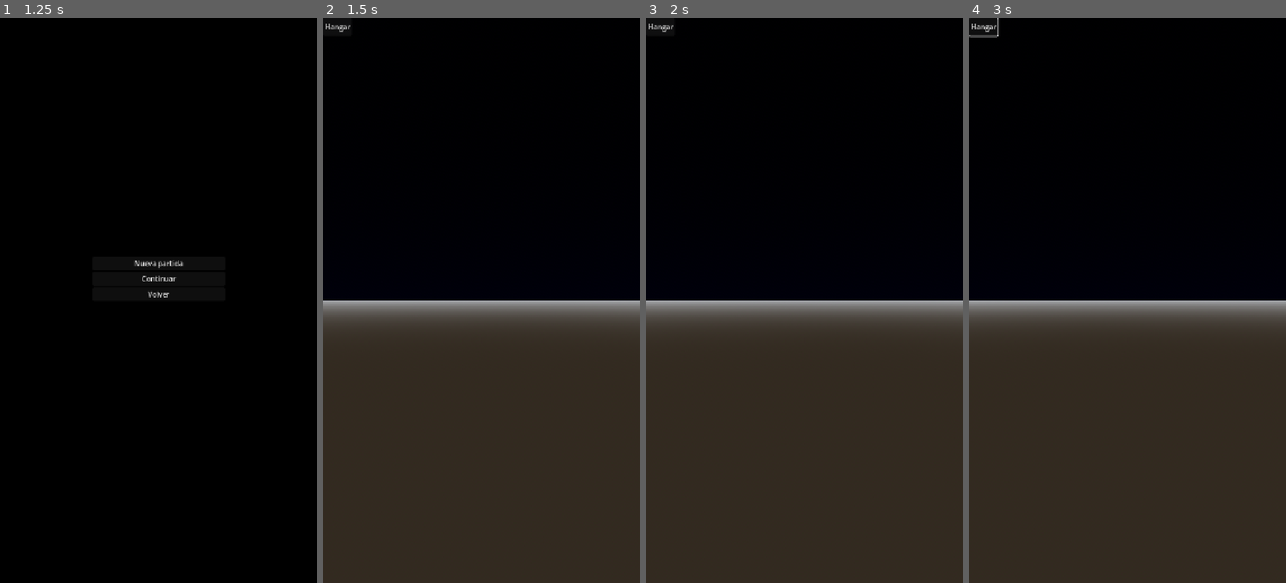
Above: before the commit, frames 1-4 (left to right).
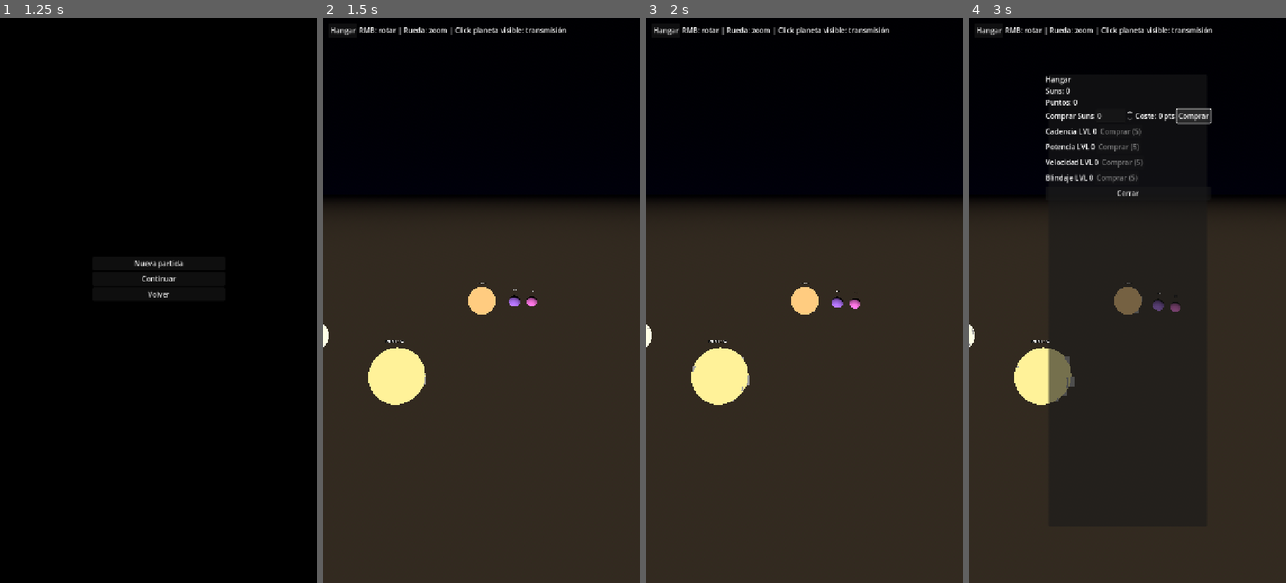
Above: after the commit, the same moments.

Repository: JHevia70/StarShot
Game: Godot game, scene res://scenes/MainMenu.tscn
Two runs of this game, one before a commit and one after it. Both use one fixed random seed, a clock stepped at 60 frames per second and the inputs below.
Inputs (mouse positions are in pixels of both pictures, inside the frame that each line leads up to):
- Up to frame 1 (1.25 s): click "Jugar" at 0.5 s
- Up to frame 2 (1.5 s): click "Nueva partida" at 1.25 s
- Up to frame 3 (2 s): no input
- Up to frame 4 (3 s): click "Hangar" at 2 s; click (1194, 114) at 2.75 s, where only the run after the commit has a clickable "Comprar"

Frame 1 is identical in both runs. In frame 2, 23% of the frame differs, in the area x 0-100%, y 1-69%; in frame 3, 23%; in frame 4, 25%, in the area x 0-100%, y 0-69%.

Commit message:
[auto] update 2025-08-16_09-47-21

Diff:
--- a/scenes/GalaxyMap.gd
+++ b/scenes/GalaxyMap.gd
@@ -1,30 +1,307 @@
 extends Node3D
 
-@onready var cam: Camera3D = $Camera3D if has_node("Camera3D") else null
-@onready var env: WorldEnvironment = $WorldEnvironment if has_node("WorldEnvironment") else null
+const TOTAL_PLANETS: int = 100
+const MIN_PLANETS_PER_STAR: int = 5
+const MAX_PLANETS_PER_STAR: int = 10
+const STAR_TYPES: Array = ["O","B","A","F","G","K","M"]
+
+@export var sky_path: String = "res://textures/nebula_panorama.hdr" # si no existe, usa cielo procedural
+
+@onready var cam: Camera3D = $Camera3D as Camera3D
+@onready var env: WorldEnvironment = $WorldEnvironment as WorldEnvironment
+@onready var sun: DirectionalLight3D = $SunLight as DirectionalLight3D
+@onready var hangar_btn: Button = $HUD/HBox/Hangar as Button
+@onready var info_label: Label = $HUD/HBox/Info as Label
+
+var stars: Array = []               # Array[Node3D]
+var planets: Array = []             # Array[Node3D]
+var star_planet_counts: Array = []  # Array[int]
+var highest_unlocked: int = -1
+var next_visible: int = 0
+
+# cámara orbital
+var yaw: float = 0.0
+var pitch: float = -0.28
+var dist: float = 50.0
+var dist_min: float = 18.0
+var dist_max: float = 160.0
+var rotate_sensitivity: float = 0.01
+var zoom_step: float = 5.0
+var target: Vector3 = Vector3.ZERO
 
 func _ready() -> void:
-	# Cámara segura y current
-	if cam == null:
-		cam = Camera3D.new()
-		cam.name = "Camera3D"
-		add_child(cam)
+	randomize()
 	cam.current = true
-	await get_tree().process_frame
-	cam.make_current()
-	# Entorno con cielo procedural básico si no existe
-	if env == null:
-		env = WorldEnvironment.new()
-		env.name = "WorldEnvironment"
-		add_child(env)
-	var e := Environment.new()
-	e.background_mode = Environment.BG_SKY
-	var sky := Sky.new()
-	var proc := ProceduralSkyMaterial.new()
-	proc.sky_top_color = Color(0.01,0.01,0.03)
-	proc.sky_horizon_color = Color(0.02,0.02,0.06)
-	sky.sky_material = proc
-	e.sky = sky
-	env.environment = e
-	# Si tu script original genera estrellas/planetas en _ready, colócalo debajo de este bloque
-	# o conserva tu GalaxyMap.gd completo; este archivo es sólo para evitar pantalla negra si faltaba cámara/entorno.
+	# Cielo
+	var env_res: Environment = Environment.new()
+	var sky_res: Sky = Sky.new()
+	if sky_path != "" and ResourceLoader.exists(sky_path):
+		var pano: PanoramaSkyMaterial = PanoramaSkyMaterial.new()
+		var tex: Texture2D = load(sky_path) as Texture2D
+		pano.panorama = tex
+		sky_res.sky_material = pano
+	else:
+		var proc: ProceduralSkyMaterial = ProceduralSkyMaterial.new()
+		proc.sky_top_color = Color(0.01, 0.01, 0.03)
+		proc.sky_horizon_color = Color(0.02, 0.02, 0.06)
+		proc.ground_horizon_color = Color(0.01, 0.01, 0.02)
+		sky_res.sky_material = proc
+	env_res.background_mode = Environment.BG_SKY
+	env_res.sky = sky_res
+	env.environment = env_res
+	# Luz básica para que las mallas estándar no se vean negras
+	sun.light_energy = 1.2
+	# Progreso: 1 planeta al inicio (solo el 0)
+	highest_unlocked = -1
+	if typeof(GameState) != TYPE_NIL and "highest_unlocked" in GameState:
+		highest_unlocked = int(GameState.highest_unlocked)
+	next_visible = max(0, highest_unlocked + 1)
+	# HUD
+	if hangar_btn != null:
+		hangar_btn.pressed.connect(_on_hangar)
+	if info_label != null:
+		info_label.text = "RMB: rotar | Rueda: zoom | Click planeta visible: transmisión"
+	# Construcción
+	_build_galaxy()
+	_focus_on_last_star()
+	_update_camera()
+
+func _build_galaxy() -> void:
+	stars.clear()
+	planets.clear()
+	star_planet_counts.clear()
+	# Reparto 5..10 planetas por estrella hasta 100
+	var remaining: int = TOTAL_PLANETS
+	while remaining > 0:
+		var chunk: int = MIN_PLANETS_PER_STAR + randi_range(0, MAX_PLANETS_PER_STAR - MIN_PLANETS_PER_STAR)
+		if chunk > remaining:
+			chunk = remaining
+		star_planet_counts.append(chunk)
+		remaining -= chunk
+	# Estrellas dispersas
+	var min_r: float = 22.0
+	var max_r: float = 64.0
+	var min_sep: float = 8.0
+	var height_jitter: float = 6.0
+	var star_positions: Array = []  # Array[Vector3]
+	for i in range(star_planet_counts.size()):
+		var pos: Vector3 = _pick_star_pos(star_positions, min_r, max_r, min_sep, height_jitter)
+		star_positions.append(pos)
+		var stype: String = STAR_TYPES[randi() % STAR_TYPES.size()]
+		var s: Node3D = _spawn_star(pos, stype, i)
+		add_child(s)
+		stars.append(s)
+		# Planetas de esta estrella
+		var pcount: int = int(star_planet_counts[i])
+		for p in range(pcount):
+			var orbit_dist: float = 3.0 + 2.3 * float(p) + randf() * 0.6
+			var planet: Node3D = _spawn_planet(s, orbit_dist, i, p)
+			planets.append(planet)
+
+func _pick_star_pos(existing: Array, min_r: float, max_r: float, min_sep: float, height_jitter: float) -> Vector3:
+	var tries: int = 0
+	while tries < 120:
+		var r: float = lerp(min_r, max_r, randf())
+		var ang: float = randf() * TAU
+		var y: float = (randf() * 2.0 - 1.0) * height_jitter
+		var cand: Vector3 = Vector3(cos(ang) * r, y, sin(ang) * r)
+		var ok: bool = true
+		for v in existing:
+			if (v as Vector3).distance_to(cand) < min_sep:
+				ok = false
+				break
+		if ok:
+			return cand
+		tries += 1
+	return Vector3(randf() * max_r, 0.0, randf() * max_r)
+
+func _focus_on_last_star() -> void:
+	var last_idx: int = max(0, highest_unlocked) # si no hay progreso, 0
+	var sidx: int = _star_of_global_index(last_idx)
+	if sidx >= 0 and sidx < stars.size():
+		target = (stars[sidx] as Node3D).global_position
+		dist = 40.0
+		yaw = 0.0
+		pitch = -0.28
+
+func _star_of_global_index(gidx: int) -> int:
+	var acc: int = 0
+	for i in range(star_planet_counts.size()):
+		var next_acc: int = acc + int(star_planet_counts[i])
+		if gidx >= acc and gidx < next_acc:
+			return i
+		acc = next_acc
+	return clamp(star_planet_counts.size() - 1, 0, 9999)
+
+func _spawn_star(pos: Vector3, stype: String, idx: int) -> Node3D:
+	var n: Node3D = Node3D.new()
+	n.name = "Star_%d" % idx
+	n.position = pos
+	var mi: MeshInstance3D = MeshInstance3D.new()
+	var sm: SphereMesh = SphereMesh.new()
+	sm.radius = 1.5
+	sm.height = 3.0
+	sm.radial_segments = 64
+	sm.rings = 32
+	mi.mesh = sm
+	var mat: StandardMaterial3D = StandardMaterial3D.new()
+	var col: Color = _star_color(stype)
+	mat.shading_mode = BaseMaterial3D.SHADING_MODE_UNSHADED
+	mat.albedo_color = col
+	mat.emission_enabled = true
+	mat.emission = col
+	mat.emission_energy_multiplier = 3.0
+	mi.material_override = mat
+	n.add_child(mi)
+	# Nombre
+	var lbl: Label3D = Label3D.new()
+	lbl.text = "Estrella %d (%s)" % [idx + 1, stype]
+	lbl.billboard = BaseMaterial3D.BILLBOARD_ENABLED
+	lbl.position = Vector3(0, 2.0, 0)
+	n.add_child(lbl)
+	# Corona
+	_add_corona(n, col)
+	return n
+
+func _add_corona(star: Node3D, col: Color) -> void:
+	var particles: GPUParticles3D = GPUParticles3D.new()
+	particles.amount = 140
+	particles.lifetime = 1.8
+	particles.emitting = true
+	particles.local_coords = true
+	var pm: ParticleProcessMaterial = ParticleProcessMaterial.new()
+	pm.emission_shape = ParticleProcessMaterial.EMISSION_SHAPE_SPHERE
+	pm.emission_sphere_radius = 1.3
+	pm.gravity = Vector3.ZERO
+	pm.initial_velocity_min = 0.0
+	pm.initial_velocity_max = 0.25
+	var grad: Gradient = Gradient.new()
+	grad.colors = PackedColorArray([Color(col.r, col.g, col.b, 0.9), Color(col.r, col.g, col.b, 0.0)])
+	var ramp: GradientTexture1D = GradientTexture1D.new()
+	ramp.gradient = grad
+	pm.color_ramp = ramp
+	particles.process_material = pm
+	var quad: QuadMesh = QuadMesh.new()
+	quad.size = Vector2(0.6, 0.6)
+	particles.draw_pass_1 = quad
+	star.add_child(particles)
+
+func _spawn_planet(star_node: Node3D, orbit_radius: float, star_index: int, local_index: int) -> Node3D:
+	var p: Node3D = Node3D.new()
+	p.name = "Planet_%d_%d" % [star_index, local_index]
+	star_node.add_child(p)
+	# render
+	var mi: MeshInstance3D = MeshInstance3D.new()
+	var sm: SphereMesh = SphereMesh.new()
+	sm.radius = 0.45 + 0.2 * randf()
+	sm.height = sm.radius * 2.0
+	sm.radial_segments = 32
+	sm.rings = 16
+	mi.mesh = sm
+	var m: StandardMaterial3D = StandardMaterial3D.new()
+	m.albedo_color = Color.from_hsv(randf(), 0.55, 0.95)
+	mi.material_override = m
+	p.add_child(mi)
+	# spin
+	var spin_s: Script = load("res://scenes/Spin.gd") as Script
+	if spin_s != null:
+		var spin: Node = spin_s.new()
+		spin.set("speed", 0.06)
+		p.add_child(spin)
+	# label
+	var lbl: Label3D = Label3D.new()
+	lbl.text = "P%d-%d" % [star_index + 1, local_index + 1]
+	lbl.billboard = BaseMaterial3D.BILLBOARD_ENABLED
+	lbl.position = Vector3(0, sm.radius + 0.6, 0)
+	p.add_child(lbl)
+	# órbita
+	var orbit_s: Script = load("res://scenes/Orbit.gd") as Script
+	if orbit_s != null:
+		var orbit: Node = orbit_s.new()
+		p.add_child(orbit)
+		orbit.set("orbit_radius", orbit_radius)
+		orbit.set("orbit_speed", 0.22 + randf() * 0.22)
+	# click
+	var area: Area3D = Area3D.new()
+	area.input_ray_pickable = true
+	var colshape: CollisionShape3D = CollisionShape3D.new()
+	var sph: SphereShape3D = SphereShape3D.new()
+	sph.radius = sm.radius * 1.25
+	colshape.shape = sph
+	area.add_child(colshape)
+	p.add_child(area)
+	area.input_event.connect(_on_planet_input.bind(p))
+	# visibilidad: ganados (<= highest) + siguiente (== next_visible)
+	var gidx: int = planets.size()
+	var unlocked: bool = (gidx <= highest_unlocked) or (gidx == next_visible)
+	mi.visible = unlocked
+	lbl.visible = unlocked
+	area.visible = unlocked
+	p.set_meta("global_index", gidx)
+	p.set_meta("display_name", "Planeta %d-%d" % [star_index + 1, local_index + 1])
+	return p
+
+func _on_planet_input(_camera: Node, event: InputEvent, _click_position: Vector3, _click_normal: Vector3, _shape_idx: int, planet: Node) -> void:
+	if event is InputEventMouseButton:
+		var mb: InputEventMouseButton = event as InputEventMouseButton
+		if mb.button_index == MOUSE_BUTTON_LEFT and mb.pressed:
+			var idx: int = int(planet.get_meta("global_index"))
+			if idx <= highest_unlocked or idx == next_visible:
+				_select_planet(planet)
+
+func _select_planet(planet: Node) -> void:
+	var planet_name: String = str(planet.get_meta("display_name"))
+	if typeof(GameState) != TYPE_NIL:
+		if GameState.has_method("set_target"):
+			GameState.set_target(planet_name)
+		elif "player_stats" in GameState:
+			GameState.player_stats["target"] = planet_name
+	if ResourceLoader.exists("res://scenes/Transmission.tscn"):
+		get_tree().change_scene_to_file("res://scenes/Transmission.tscn")
+	else:
+		push_warning("No se encontró Transmission.tscn")
+
+func _star_color(stype: String) -> Color:
+	match stype:
+		"O": return Color(0.6, 0.7, 1.0)
+		"B": return Color(0.5, 0.6, 1.0)
+		"A": return Color(0.8, 0.85, 1.0)
+		"F": return Color(1.0, 1.0, 0.9)
+		"G": return Color(1.0, 0.95, 0.6)
+		"K": return Color(1.0, 0.8, 0.5)
+		"M": return Color(1.0, 0.6, 0.4)
+		_:   return Color(1,1,1)
+
+func _unhandled_input(event: InputEvent) -> void:
+	if event is InputEventMouseMotion and Input.is_mouse_button_pressed(MOUSE_BUTTON_RIGHT):
+		var mm: InputEventMouseMotion = event as InputEventMouseMotion
+		yaw -= mm.relative.x * rotate_sensitivity
+		pitch -= mm.relative.y * rotate_sensitivity
+		pitch = clamp(pitch, -1.2, 0.6)
+		_update_camera()
+	elif event is InputEventMouseButton:
+		var mb: InputEventMouseButton = event as InputEventMouseButton
+		if mb.button_index == MOUSE_BUTTON_WHEEL_UP and mb.pressed:
+			dist = max(dist_min, dist - zoom_step)
+			_update_camera()
+		elif mb.button_index == MOUSE_BUTTON_WHEEL_DOWN and mb.pressed:
+			dist = min(dist_max, dist + zoom_step)
+			_update_camera()
+
+func _update_camera() -> void:
+	var rot: Basis = Basis()
+	rot = rot.rotated(Vector3.UP, yaw)
+	rot = rot.rotated(Vector3.RIGHT, pitch)
+	var offset: Vector3 = rot * Vector3(0, 0, dist)
+	cam.transform.origin = target + offset
+	cam.look_at(target, Vector3.UP)
+
+func _on_hangar() -> void:
+	var shop_path: String = "res://ui/Shop.tscn"
+	if ResourceLoader.exists(shop_path):
+		var s: PackedScene = load(shop_path) as PackedScene
+		if s != null:
+			var inst: Node = s.instantiate()
+			get_tree().current_scene.add_child(inst)
+	else:
+		push_warning("No se encontró res://ui/Shop.tscn")
--- a/scenes/GalaxyMap.tscn
+++ b/scenes/GalaxyMap.tscn
@@ -7,18 +7,22 @@
 
 [node name="WorldEnvironment" type="WorldEnvironment" parent="."]
 
-[node name="DirectionalLight3D" type="DirectionalLight3D" parent="."]
-transform = Transform3D(1, 0, 0, 0, 0.707107, 0.707107, 0, -0.707107, 0.707107, 0, 5, 0)
+[node name="SunLight" type="DirectionalLight3D" parent="."]
+transform = Transform3D(0.965926, 0, -0.258819, -0.12941, 0.866025, -0.482963, 0.224144, 0.5, 0.836516, 0, 8, 0)
+light_energy = 1.2
+shadow_enabled = false
 
 [node name="Camera3D" type="Camera3D" parent="."]
-transform = Transform3D(1, 0, 0, 0, 1, 0, 0, 0, 1, 0, 3, 70)
+transform = Transform3D(1, 0, 0, 0, 1, 0, 0, 0, 1, 0, 3.5, 52)
 
 [node name="HUD" type="CanvasLayer" parent="."]
 layer = 1
 
 [node name="HBox" type="HBoxContainer" parent="HUD"]
-offset_right = 1024.0
-offset_bottom = 40.0
+offset_left = 12.0
+offset_top = 12.0
+offset_right = 1012.0
+offset_bottom = 44.0
 
 [node name="Hangar" type="Button" parent="HUD/HBox"]
 text = "Hangar"
--- a/scenes/Orbit.gd
+++ b/scenes/Orbit.gd
@@ -1,7 +1,7 @@
 extends Node
 
 @export var orbit_radius: float = 5.0
-@export var orbit_speed: float = 0.5
+@export var orbit_speed: float = 0.22
 var angle: float = 0.0
 
 func _process(delta: float) -> void:
@@ -14,5 +14,4 @@
 		return
 	var x: float = cos(angle) * orbit_radius
 	var z: float = sin(angle) * orbit_radius
-	# Godot 4: Node3D usa 'position' (Vector3). 'translation' ya no existe.
 	planet.position = Vector3(x, 0.0, z)
